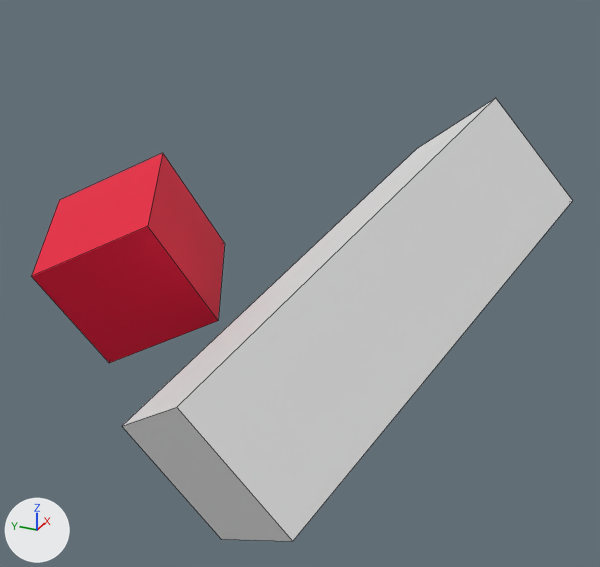
The Blender file blender/v1.blend, before and after one commit.
Both versions are drawn from a 50 mm lens placed at (-9.04, -7.42, 5.15), pointed at (1.27, -2.78, 0.0). Every picture has the same lights, and +X, +Y and +Z are marked at lower left. Mesh edges are drawn as thin lines.
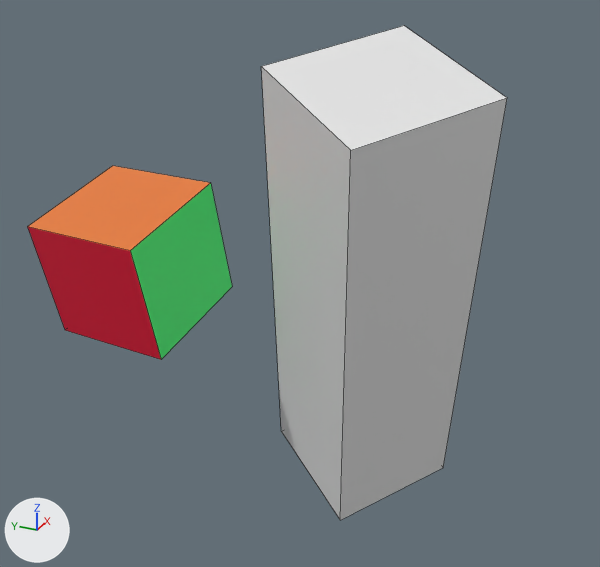
The change, as a diff of the scene's bpy script:
```diff
--- a/blender/v1.blend.py
+++ b/blender/v1.blend.py
@@ mat_material_004 @@
+mat_material_004 = principled_material('Material.004')
+mat_material_004.base_color = (0.0, 0.8, 0.104)  # green #00e75b
@@ mat_material_007 @@
+mat_material_007 = principled_material('Material.007')
+mat_material_007.base_color = (0.8, 0.199, 0.0363)  # orange #e77b36
@@ mat_material_006 @@
+mat_material_006 = principled_material('Material.006')
+mat_material_006.base_color = (0.672, 0.8, 0.0)  # yellow #d6e700
@@ mat_material_005 @@
+mat_material_005 = principled_material('Material.005')
+mat_material_005.base_color = (0.0, 0.0963, 0.8)  # blue #0057e7
@@ me_cube_001 @@
 me_cube_001.from_pydata(...)  # 8 vertices, 6 faces; spans x -1.0..1.0, y -1.0..1.0, z -1.0..1.0
 # used by ob_cube_001; location = (1.07, 0.0, 0.0); rotation_euler = (0.541, 1.048, -0.647), in degrees (31, 60, -37)
+# me_cube_001 part 1: the 1 face centred in x 1.0, y 0.0, z 0.0 switches from mat_material_001 (red #e70036) to mat_material_004 (green #00e75b)
+# me_cube_001 part 2: the 1 face centred in x -1.0, y 0.0, z 0.0 switches from mat_material_001 (red #e70036) to mat_material_006 (yellow #d6e700)
+# me_cube_001 part 3: the 1 face centred in x 0.0, y 0.0, z 1.0 switches from mat_material_001 (red #e70036) to mat_material_007 (orange #e77b36)
 me_cube_001.materials.append(mat_material_001)
 me_cube_001.materials.append(mat_material_003)
+me_cube_001.materials.append(mat_material_004)  # green #00e75b
+me_cube_001.materials.append(mat_material_005)  # blue #0057e7
+me_cube_001.materials.append(mat_material_006)  # yellow #d6e700
+me_cube_001.materials.append(mat_material_007)  # orange #e77b36
@@ ob_cube_001 @@
 ob_cube_001.location = (1.07, 0.0, 0.0)
-ob_cube_001.rotation_euler = (0.541, 1.048, -0.647)  # degrees (31, 60, -37)
+ob_cube_001.rotation_mode = 'AXIS_ANGLE'
+ob_cube_001.rotation_axis_angle = (1.683, 0.0959, -0.116, -0.989)
@@ ob_cube_002 @@
 ob_cube_002.location = (1.07, -3.93, 0.0)
-ob_cube_002.rotation_euler = (-0.652, -0.329, -0.284)  # degrees (-37, -19, -16)
+ob_cube_002.rotation_mode = 'AXIS_ANGLE'
+ob_cube_002.rotation_axis_angle = (1.478, -0.478, 0.757, 0.446)
 ob_cube_002.scale = (3.51, 1.0, 1.0)
```

What differs and where, as boxes [x1, y1, x2, y2] in the pictures (600 x 567 px):
'Cube.002', turned: before [122, 98, 572, 541]; after [261, 26, 507, 520]
'Cube.001', recoloured, turned: before [31, 153, 225, 363]; after [28, 166, 232, 359]
part 1 of me_cube_001, recoloured (green): after [130, 183, 232, 359]
part 2 of me_cube_001, recoloured (red): before [32, 153, 163, 276]
part 3 of me_cube_001, recoloured: before [148, 154, 225, 320]; after [28, 166, 210, 251]
